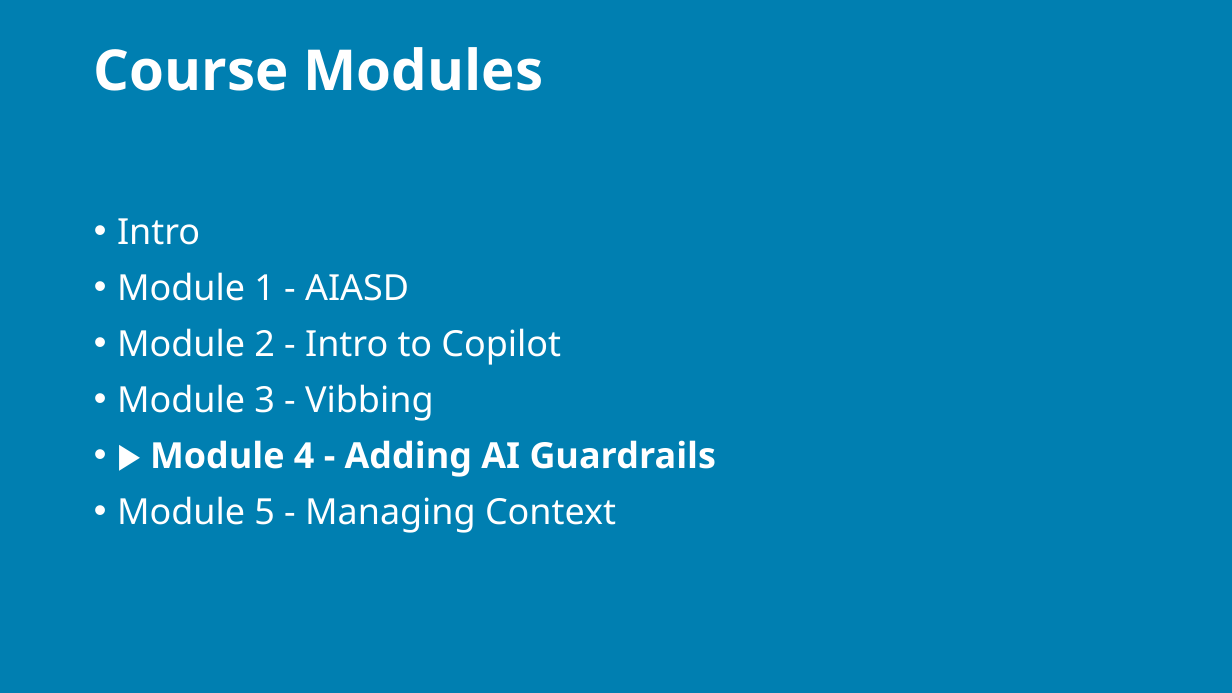
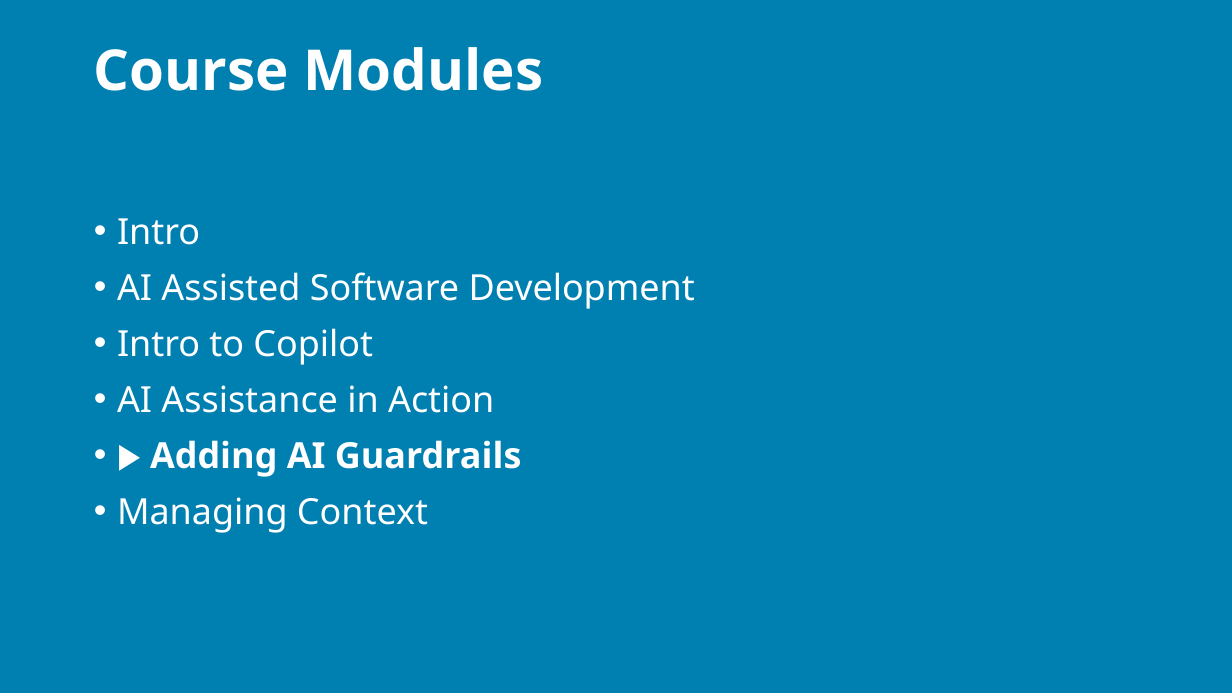
Before and after one commit to j0hnnymiller/AI-Assisted-Software-Development, a slide deck: slide 108 of Slides/output/aiasd-311-monday-draft.pptx. Drawn at 1232x693 pixels with LibreOffice and Linux fonts; fonts in the diff are those of the drawing; background and template pictures are left out. Boxes give left, top, right and bottom in pixels: in the first picture for what was removed or moved away, otherwise in the second. Text is boxed around its words. In the diff, an @@ line names an element or a change of style, - is before the commit and + after.

```diff
--- a/Slides/output/aiasd-311-monday-draft.pptx
+++ b/Slides/output/aiasd-311-monday-draft.pptx
@@ text at bbox=[117, 272, 695, 533]: text changed @@
-• Module 1 - AIASD
-• Module 2 - Intro to Copilot
-• Module 3 - Vibbing
-• ▶ Module 4 - Adding AI Guardrails
-• Module 5 - Managing Context
+• AI Assisted Software Development
+• Intro to Copilot
+• AI Assistance in Action
+• ▶ Adding AI Guardrails
+• Managing Context
```
Also in this commit, not shown: 59 other slides changed, 2 slides added, 2 slides removed, 9 other files.
